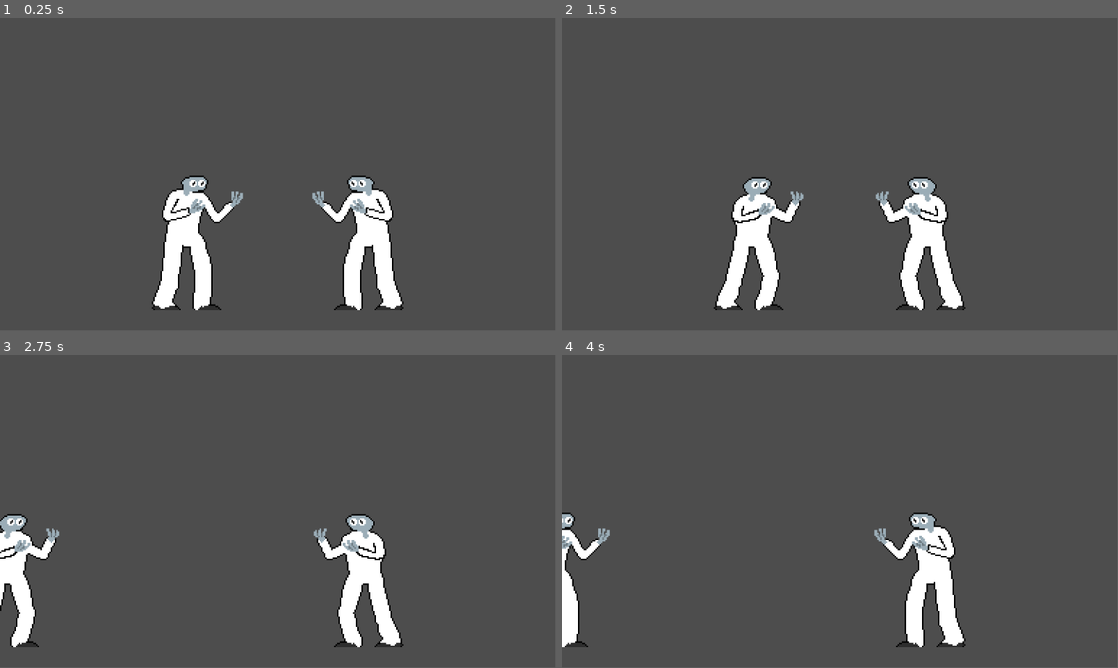
Above: before the commit, frames 1-4 (two rows, left to right).
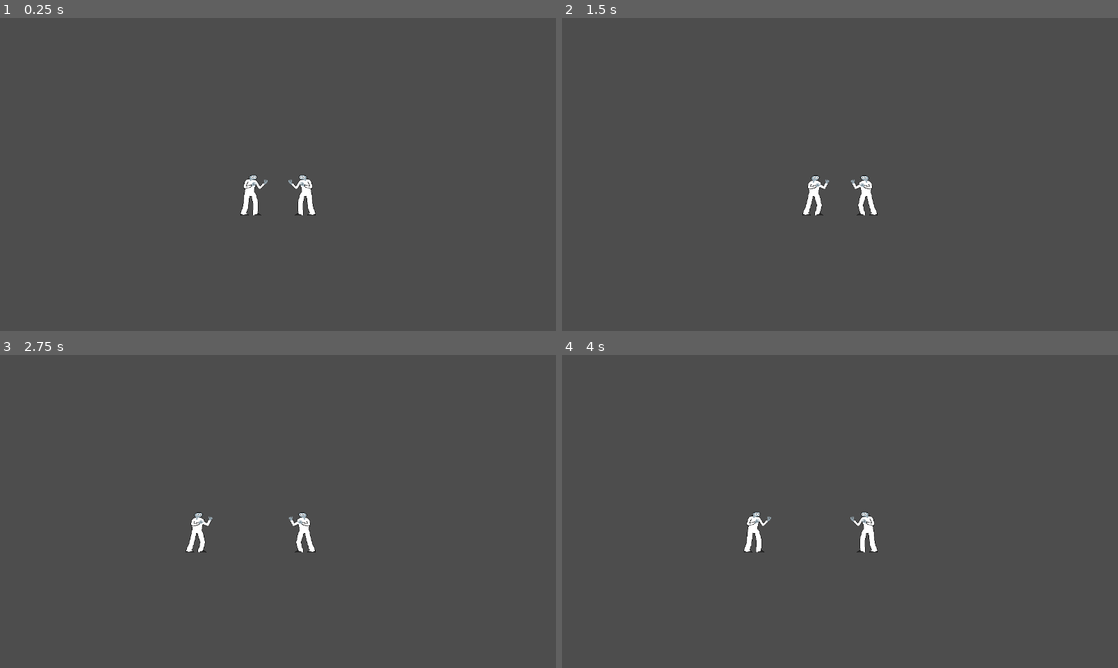
Above: after the commit, the same moments.

Repository: edenmann/class-game-1
Game: Godot game, scene res://Scenes/main.tscn
Two runs of this game, one before a commit and one after it. Both use one fixed random seed, a clock stepped at 60 frames per second and the inputs below.
Inputs:
- Up to frame 1 (0.25 s): no input
- Up to frame 2 (1.5 s): tap Enter at 1.25 s
- Up to frame 3 (2.75 s): hold A (p1_move_left) from 2.03 s (still down)
- Up to frame 4 (4 s): release A (p1_move_left) at 2.78 s
In our replay, the window is 799x449 before the commit and 800x450 after it. These sizes can differ from the game's own. Grey fills any space a smaller window leaves; there, only what the larger window draws over its background counts as a difference.

The runs differ from the first frame. In frame 1, 7.0% of the frame differs, in the area x 27-73%, y 50-94%; in frame 2, 6.6%; in frame 3, 5.7%; in frame 4, 5.0%.

Commit message:
changed project settings and worked on player side

Diff:
--- a/Scenes/main.tscn
+++ b/Scenes/main.tscn
@@ -11,7 +11,6 @@
 
 [node name="Camera2D" type="Camera2D" parent="."]
 position = Vector2(0, -104)
-zoom = Vector2(3, 3)
 
 [node name="Player1" parent="." instance=ExtResource("3_2bk0r")]
 position = Vector2(-64, -64)
--- a/project.godot
+++ b/project.godot
@@ -13,11 +13,15 @@
 config/name="Class Game 1"
 run/main_scene="res://Scenes/main.tscn"
 config/features=PackedStringArray("4.3", "Forward Plus")
-run/max_fps=60
+run/max_fps=120
 config/icon="res://icon.svg"
 
 [display]
 
+window/size/viewport_width=1280
+window/size/viewport_height=720
+window/size/resizable=false
+window/stretch/mode="viewport"
 window/vsync/vsync_mode=0
 
 [input]
@@ -67,3 +71,8 @@
 
 textures/canvas_textures/default_texture_filter=0
 2d/snap/snap_2d_transforms_to_pixel=true
+2d/snap/snap_2d_vertices_to_pixel=true
+2d/stretch/mode="viewport"
+2d/size/viewport_height=720
+2d/size/viewport_width=1280
+2d/size/window_height_override=0
